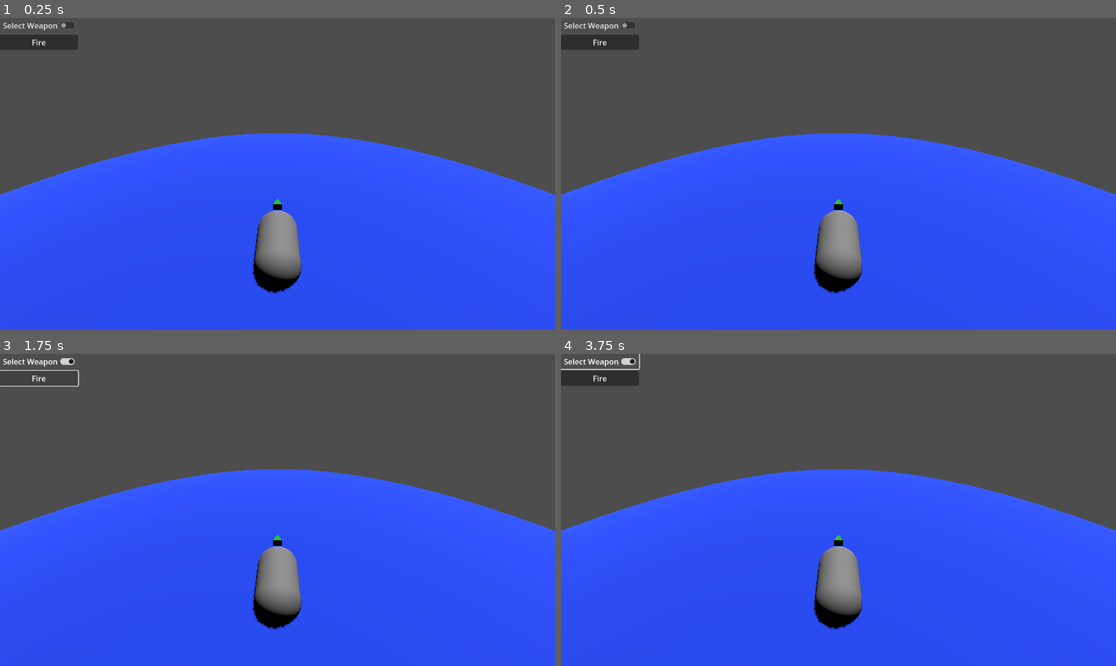
Above: before the commit, frames 1-4 (two rows, left to right).
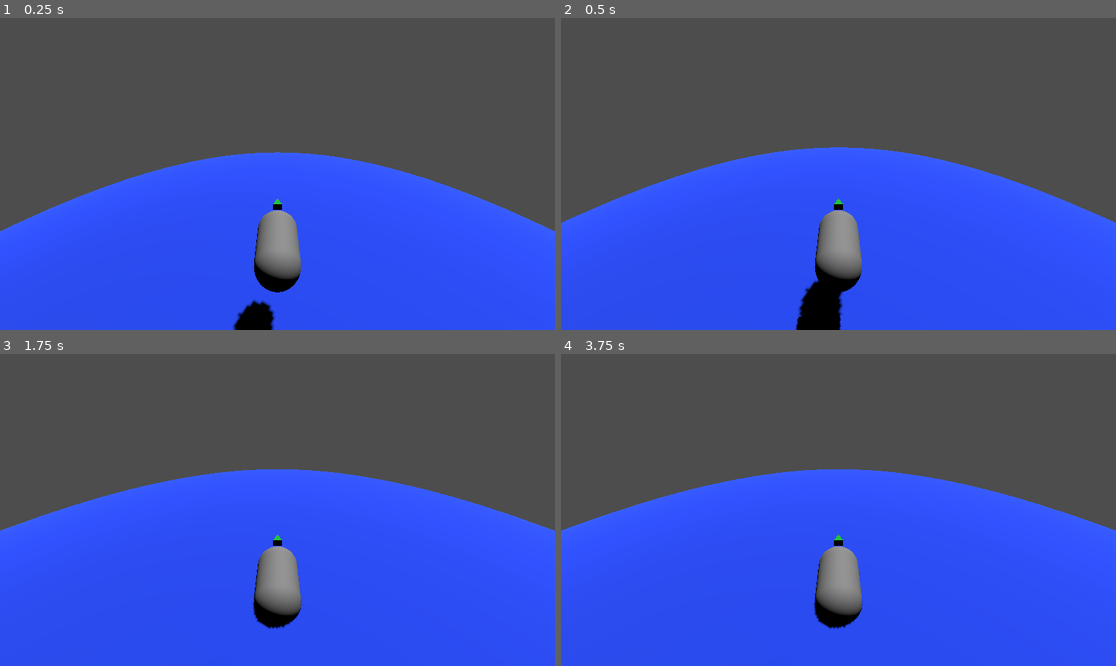
Above: after the commit, the same moments.

Repository: D4Devil/project--shipwrecked
Game: Godot game, scene res://scenes/test.tscn
The game is run twice, just before and just after one commit, with the same random seed, the same clock (stepped at 60 frames per second) and the same inputs.
Inputs (mouse positions are in pixels of both pictures, inside the frame that each line leads up to):
- Up to frame 1 (0.25 s): no input
- Up to frame 2 (0.5 s): no input
- Up to frame 3 (1.75 s): click (38, 360) at 0.5 s, where only the run before the commit has a clickable "Select Weapon"; click (38, 378) at 1.25 s, where only the run before the commit has a clickable "Fire"
- Up to frame 4 (3.75 s): click (599, 360) at 2 s, where only the run before the commit has a clickable "Select Weapon"; click (599, 378) at 2.75 s, where only the run before the commit has a clickable "Fire"; click (599, 360) at 3.5 s, where only the run before the commit has a clickable "Select Weapon"

The runs differ from the first frame. In frame 1, 9.6% of the frame differs, in the area x 0-100%, y 1-100%; in frame 2, 8.0%; in frame 3, 0.3%; in frame 4, 0.9%.

Commit message:
Tunning cannon ball feel

Diff:
--- a/scenes/cannonball.tscn
+++ b/scenes/cannonball.tscn
@@ -21,10 +21,9 @@
 height = 0.4
 
 [node name="Cannonball" type="RigidBody3D"]
-mass = 5.0
 gravity_scale = 0.0
 script = SubResource("GDScript_xktnf")
-initial_velocity = 10000.0
+initial_velocity = 1500.0
 
 [node name="CollisionShape3D" type="CollisionShape3D" parent="."]
 shape = SubResource("SphereShape3D_uytbx")
@@ -35,7 +34,7 @@
 [node name="GravitationalBody3D" type="Node3D" parent="." node_paths=PackedStringArray("physics_body")]
 script = ExtResource("1_gqsak")
 physics_body = NodePath("..")
-gravity_scalar = 4.0
+gravity_scalar = 80.0
 _gravity_direction = Vector3(0, 0, 0)
 
 [connection signal="body_entered" from="." to="." method="queue_free" unbinds=1]
--- a/scenes/ship_prototype.tscn
+++ b/scenes/ship_prototype.tscn
@@ -65,11 +65,11 @@
 weapon = NodePath("../../Cannon")
 
 [node name="Cannon" type="Marker3D" parent="."]
-transform = Transform3D(-4.37114e-08, 0, -1, 0, 1, 0, 1, 0, -4.37114e-08, 1.22215, 1.95312, -1.70753)
+transform = Transform3D(-4.37114e-08, -0.5, -0.866025, 0, 0.866025, -0.5, 1, -2.18557e-08, -3.78552e-08, 1.74818, 2.25682, -1.70753)
 script = ExtResource("6_x3qnc")
 _cooldown = 0.5
 
-[node name="SingleShot" type="Node" parent="Cannon" node_paths=PackedStringArray("spawner", "ignored_colliders")]
+[node name="SingleShot" type="Node3D" parent="Cannon" node_paths=PackedStringArray("spawner", "ignored_colliders")]
 script = ExtResource("7_gsmwt")
 projectile_scene = ExtResource("8_xmba0")
 spawner = NodePath("..")
@@ -85,3 +85,4 @@
 line_color = Color(0.874378, 0.406725, 1.92523e-07, 1)
 
 [connection signal="gravity_changed" from="CustomComponents/GravitationalBody3D" to="CustomComponents/BuoyantBody3D" method="set_downwards"]
+[connection signal="fired" from="Cannon" to="Cannon/SingleShot" method="_on_weapon_fired"]
--- a/scenes/test.tscn
+++ b/scenes/test.tscn
@@ -42,6 +42,7 @@
 shape = SubResource("SphereShape3D_4tr76")
 
 [node name="Control" type="Control" parent="."]
+visible = false
 layout_mode = 3
 anchors_preset = 15
 anchor_right = 1.0
@@ -64,7 +65,7 @@
 text = "Fire"
 
 [node name="ShipPrototype" parent="." instance=ExtResource("2_q6hgr")]
-transform = Transform3D(1, 0, 0, 0, 1, 0, 0, 0, 1, 0, 237.836, 0)
+transform = Transform3D(1, 0, 0, 0, 1, 0, 0, 0, 1, 0, 211.192, 0)
 
 [node name="Camera3D" type="Camera3D" parent="ShipPrototype"]
 transform = Transform3D(1, 0, 0, 0, 0.866025, 0.5, 0, -0.5, 0.866025, 0, 15.622, 13.0835)
--- a/scripts/components/agent/gravitational_body_3d.gd
+++ b/scripts/components/agent/gravitational_body_3d.gd
@@ -22,11 +22,11 @@
 func _physics_process(delta):
 	if physics_body is CharacterBody3D:
 		physics_body = physics_body as CharacterBody3D
-		physics_body.move_and_collide((_gravity_direction / (delta * delta)) * delta )
+		physics_body.move_and_collide(_gravity_direction  * delta * gravity_scalar)
 
 	if physics_body is RigidBody3D:
 		physics_body = physics_body as RigidBody3D
-		physics_body.apply_central_force((_gravity_direction / (delta * delta)) * delta)
+		physics_body.apply_central_force(_gravity_direction * delta * gravity_scalar)
 
 
 func set_gravity_direction(value: Vector3) -> void:
--- a/scripts/components/agent/input_agent.gd
+++ b/scripts/components/agent/input_agent.gd
@@ -30,3 +30,6 @@
 
 	if Input.is_action_just_released("in_game_l_t"):
 		weapon._active = false
+
+	if Input.is_action_just_pressed("in_game_r_t"):
+		weapon.on_weapon_fired()
--- a/scripts/components/weapon/single_shot.gd
+++ b/scripts/components/weapon/single_shot.gd
@@ -1,23 +1,22 @@
 class_name SingleShot
-extends Node
+extends Node3D
 
 @export var projectile_scene: PackedScene
 @export var spawner: Node3D
 @export var ignored_colliders : Array[CollisionObject3D]
 
 func _on_weapon_fired(can_be_charged: bool, current_charge: float, _minimum_charging_time: float, _maximum_charging_time: float) -> void:
-	var current_projectile := projectile_scene.instantiate()
-
+	var current_projectile := projectile_scene.instantiate() as Node3D
 	for collider in ignored_colliders:
 		(current_projectile as PhysicsBody3D).add_collision_exception_with(collider)
 
 	var velocity := -spawner.global_basis.z.normalized()
-	if can_be_charged:
-		velocity *= current_charge
-
 	for property in current_projectile.get_property_list():
 		if property['name'] == 'initial_velocity':
 			velocity *= current_projectile.initial_velocity
+
+	if can_be_charged:
+		velocity *= current_charge
 
 	if current_projectile is CharacterBody3D:
 		current_projectile = current_projectile as CharacterBody3D
@@ -30,4 +29,5 @@
 	else:
 		print("Firing something unknown")
 
-	add_child(current_projectile)
+	get_tree().current_scene.add_child(current_projectile)
+	current_projectile.global_position = spawner.global_position
